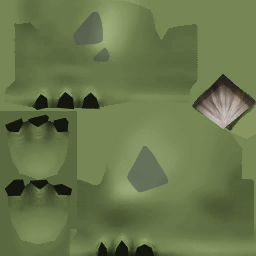
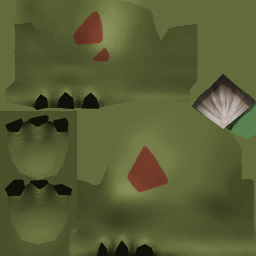
Layer changes from the first 256 × 256 image to the second:
hid group "White" (8 layers) over 0, 0, 256, 256
hid "10 - VrQMW9i" (1st of 4, in "White") over 73, 11, 168, 193
hid "FitPokeFushigisou_Foot" (2nd of 5, in "White") over 0, 0, 256, 256
hid "10 - VrQMW9i" (4th of 4, in "Red") over 73, 11, 168, 193
